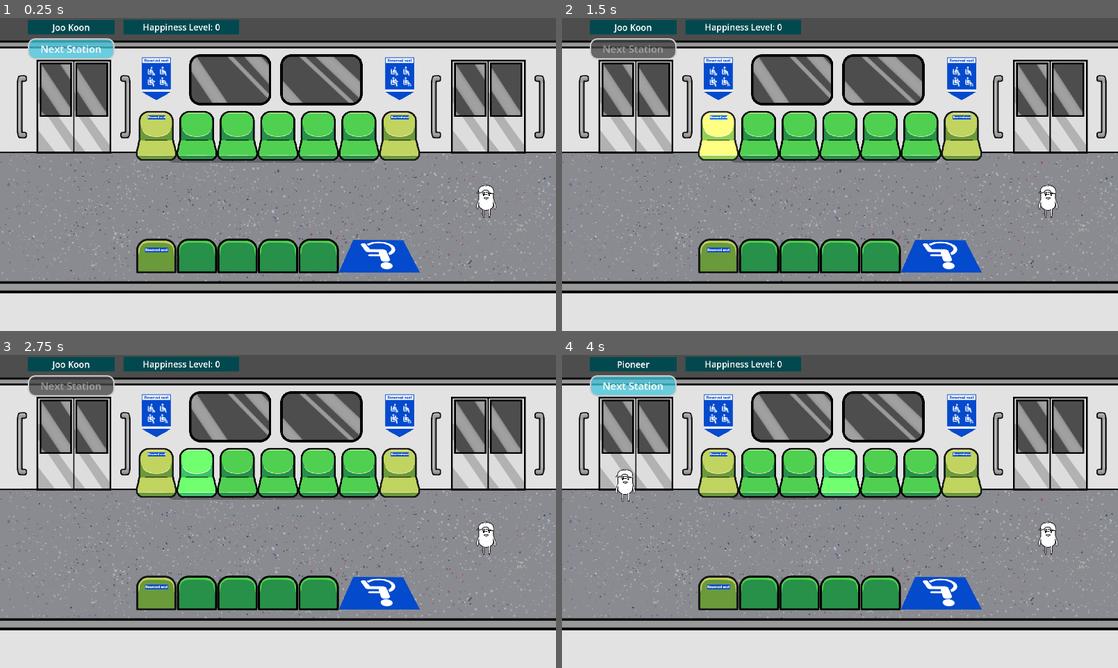
Above: before the commit, frames 1-4 (two rows, left to right).
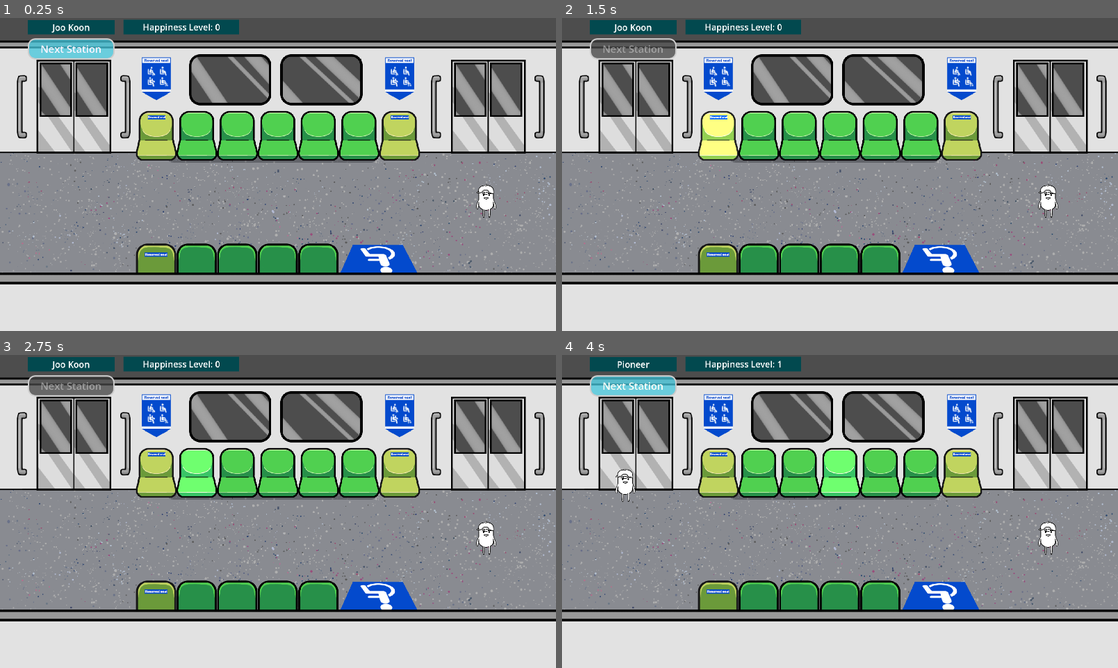
Above: after the commit, the same moments.

Repository: Jagureo/HeritageJam2025
Game: Godot game, scene res://Scenes/game.tscn
Two runs of this game, one before a commit and one after it. Both use one fixed random seed, a clock stepped at 60 frames per second and the inputs below.
Inputs (mouse positions are in pixels of both pictures, inside the frame that each line leads up to):
- Up to frame 1 (0.25 s): no input
- Up to frame 2 (1.5 s): click "Next Station" at 0.5 s; tap Enter at 1.25 s; move the mouse to (717, 136) at 1.27 s; click (717, 136) at 1.35 s
- Up to frame 3 (2.75 s): tap Space at 2 s; move the mouse to (194, 473) at 2.02 s; tap 0 at 2.1 s
- Up to frame 4 (4 s): tap Enter at 2.75 s; move the mouse to (801, 473) at 2.77 s; click (801, 473) at 2.85 s; tap Space at 3.5 s; move the mouse to (840, 473) at 3.52 s; tap 0 at 3.6 s

The runs differ from the first frame. In frame 1, 6.3% of the frame differs, in the area x 0-100%, y 70-88%; in frame 2, 6.3%; in frame 3, 6.3%; in frame 4, 6.3%, in the area x 0-100%, y 1-88%.

Commit message:
Wheelchair slot now considered as standing for non-wheelchair people

Diff:
--- a/HGJ/Scenes/Prefabs/Background.tscn
+++ b/HGJ/Scenes/Prefabs/Background.tscn
@@ -1,9 +1,62 @@
-[gd_scene load_steps=9 format=3 uid="uid://gntibs0quypb"]
+[gd_scene load_steps=10 format=3 uid="uid://gntibs0quypb"]
 
 [ext_resource type="Texture2D" uid="uid://bdt66l6mpwk0c" path="res://Sprites/TrainProps/MRTBackground.png" id="1_l38g2"]
 [ext_resource type="Texture2D" uid="uid://ds3nrfbm6f7wk" path="res://Sprites/TrainProps/DoorLeft.png" id="2_5gtxu"]
 [ext_resource type="Texture2D" uid="uid://rpjro81o0qj7" path="res://Sprites/TrainProps/DoorRight.png" id="3_wdlxf"]
 [ext_resource type="Texture2D" uid="uid://dr0erc717csma" path="res://Sprites/TrainProps/ReservedSeatSticker.png" id="4_atd0o"]
+[ext_resource type="Texture2D" uid="uid://cpcqjc1u3ruh4" path="res://Sprites/TrainProps/wall.png" id="5_5gtxu"]
+
+[sub_resource type="Animation" id="Animation_wdlxf"]
+resource_name = "DoorClose"
+length = 0.5
+tracks/0/type = "value"
+tracks/0/imported = false
+tracks/0/enabled = true
+tracks/0/path = NodePath("LeftDoor1:position")
+tracks/0/interp = 1
+tracks/0/loop_wrap = true
+tracks/0/keys = {
+"times": PackedFloat32Array(0, 0.5),
+"transitions": PackedFloat32Array(0.5, 1),
+"update": 0,
+"values": [Vector2(-894, -234), Vector2(-768, -234)]
+}
+tracks/1/type = "value"
+tracks/1/imported = false
+tracks/1/enabled = true
+tracks/1/path = NodePath("RightDoor1:position")
+tracks/1/interp = 1
+tracks/1/loop_wrap = true
+tracks/1/keys = {
+"times": PackedFloat32Array(0, 0.5),
+"transitions": PackedFloat32Array(0.5, 1),
+"update": 0,
+"values": [Vector2(-516, -234), Vector2(-642, -234)]
+}
+tracks/2/type = "value"
+tracks/2/imported = false
+tracks/2/enabled = true
+tracks/2/path = NodePath("LeftDoor2:position")
+tracks/2/interp = 1
+tracks/2/loop_wrap = true
+tracks/2/keys = {
+"times": PackedFloat32Array(0, 0.5),
+"transitions": PackedFloat32Array(0.5, 1),
+"update": 0,
+"values": [Vector2(537, -234), Vector2(663, -234)]
+}
+tracks/3/type = "value"
+tracks/3/imported = false
+tracks/3/enabled = true
+tracks/3/path = NodePath("RightDoor2:position")
+tracks/3/interp = 1
+tracks/3/loop_wrap = true
+tracks/3/keys = {
+"times": PackedFloat32Array(0, 0.5),
+"transitions": PackedFloat32Array(0.5, 1),
+"update": 0,
+"values": [Vector2(915, -234), Vector2(789, -234)]
+}
 
 [sub_resource type="Animation" id="Animation_l38g2"]
 resource_name = "DoorOpen"
@@ -108,58 +161,6 @@
 "values": [Vector2(789, -234)]
 }
 
-[sub_resource type="Animation" id="Animation_wdlxf"]
-resource_name = "DoorClose"
-length = 0.5
-tracks/0/type = "value"
-tracks/0/imported = false
-tracks/0/enabled = true
-tracks/0/path = NodePath("LeftDoor1:position")
-tracks/0/interp = 1
-tracks/0/loop_wrap = true
-tracks/0/keys = {
-"times": PackedFloat32Array(0, 0.5),
-"transitions": PackedFloat32Array(0.5, 1),
-"update": 0,
-"values": [Vector2(-894, -234), Vector2(-768, -234)]
-}
-tracks/1/type = "value"
-tracks/1/imported = false
-tracks/1/enabled = true
-tracks/1/path = NodePath("RightDoor1:position")
-tracks/1/interp = 1
-tracks/1/loop_wrap = true
-tracks/1/keys = {
-"times": PackedFloat32Array(0, 0.5),
-"transitions": PackedFloat32Array(0.5, 1),
-"update": 0,
-"values": [Vector2(-516, -234), Vector2(-642, -234)]
-}
-tracks/2/type = "value"
-tracks/2/imported = false
-tracks/2/enabled = true
-tracks/2/path = NodePath("LeftDoor2:position")
-tracks/2/interp = 1
-tracks/2/loop_wrap = true
-tracks/2/keys = {
-"times": PackedFloat32Array(0, 0.5),
-"transitions": PackedFloat32Array(0.5, 1),
-"update": 0,
-"values": [Vector2(537, -234), Vector2(663, -234)]
-}
-tracks/3/type = "value"
-tracks/3/imported = false
-tracks/3/enabled = true
-tracks/3/path = NodePath("RightDoor2:position")
-tracks/3/interp = 1
-tracks/3/loop_wrap = true
-tracks/3/keys = {
-"times": PackedFloat32Array(0, 0.5),
-"transitions": PackedFloat32Array(0.5, 1),
-"update": 0,
-"values": [Vector2(915, -234), Vector2(789, -234)]
-}
-
 [sub_resource type="AnimationLibrary" id="AnimationLibrary_wdlxf"]
 _data = {
 &"DoorClose": SubResource("Animation_wdlxf"),
@@ -205,3 +206,8 @@
 libraries = {
 &"": SubResource("AnimationLibrary_wdlxf")
 }
+
+[node name="Wall" type="Sprite2D" parent="."]
+z_index = 2
+position = Vector2(0, 424)
+texture = ExtResource("5_5gtxu")
--- a/HGJ/Scenes/Prefabs/SeatRow_Wheelchair.tscn
+++ b/HGJ/Scenes/Prefabs/SeatRow_Wheelchair.tscn
@@ -6,8 +6,11 @@
 [ext_resource type="Texture2D" uid="uid://bmrgo1unga7b1" path="res://Sprites/TrainProps/SeatPriorityBack.png" id="3_qoro8"]
 [ext_resource type="Texture2D" uid="uid://cfbxrqpcvrodg" path="res://Sprites/TrainProps/SeatNormalBack.png" id="4_yv3xb"]
 
+[sub_resource type="RectangleShape2D" id="RectangleShape2D_qoro8"]
+size = Vector2(130, 120)
+
 [sub_resource type="RectangleShape2D" id="RectangleShape2D_t7fmw"]
-size = Vector2(275, 108)
+size = Vector2(275, 120)
 
 [node name="SeatRow_Wheelchair" type="Node2D"]
 script = ExtResource("1_t7fmw")
@@ -20,12 +23,18 @@
 scale = Vector2(1.15, 1.15)
 texture = ExtResource("3_qoro8")
 
+[node name="SeatCollisionShape" parent="Seat1" index="1"]
+shape = SubResource("RectangleShape2D_qoro8")
+
 [node name="Seat2" parent="." instance=ExtResource("2_7bxc3")]
 position = Vector2(-280, 0)
 
 [node name="SeatSprite" parent="Seat2" index="0"]
 scale = Vector2(1.15, 1.15)
 texture = ExtResource("4_yv3xb")
+
+[node name="SeatCollisionShape" parent="Seat2" index="1"]
+shape = SubResource("RectangleShape2D_qoro8")
 
 [node name="Seat3" parent="." instance=ExtResource("2_7bxc3")]
 position = Vector2(-140, 0)
@@ -34,11 +43,17 @@
 scale = Vector2(1.15, 1.15)
 texture = ExtResource("4_yv3xb")
 
+[node name="SeatCollisionShape" parent="Seat3" index="1"]
+shape = SubResource("RectangleShape2D_qoro8")
+
 [node name="Seat4" parent="." instance=ExtResource("2_7bxc3")]
 
 [node name="SeatSprite" parent="Seat4" index="0"]
 scale = Vector2(1.15, 1.15)
 texture = ExtResource("4_yv3xb")
+
+[node name="SeatCollisionShape" parent="Seat4" index="1"]
+shape = SubResource("RectangleShape2D_qoro8")
 
 [node name="Seat5" parent="." instance=ExtResource("2_7bxc3")]
 position = Vector2(140, 0)
@@ -46,6 +61,9 @@
 [node name="SeatSprite" parent="Seat5" index="0"]
 scale = Vector2(1.15, 1.15)
 texture = ExtResource("4_yv3xb")
+
+[node name="SeatCollisionShape" parent="Seat5" index="1"]
+shape = SubResource("RectangleShape2D_qoro8")
 
 [node name="Seat6" parent="." instance=ExtResource("2_7bxc3")]
 position = Vector2(350, 0)
@@ -56,6 +74,7 @@
 texture = ExtResource("3_7bxc3")
 
 [node name="SeatCollisionShape" parent="Seat6" index="1"]
+rotation = 0.00239844
 shape = SubResource("RectangleShape2D_t7fmw")
 
 [editable path="Seat1"]
--- a/HGJ/Scenes/game.tscn
+++ b/HGJ/Scenes/game.tscn
@@ -18,16 +18,10 @@
 position = Vector2(960, 407)
 
 [node name="SeatRow_Wheelchair" parent="." instance=ExtResource("4_i6g32")]
-position = Vector2(960, 822)
+position = Vector2(959, 838)
 
 [node name="StandingArea" parent="." instance=ExtResource("5_1l0tm")]
 position = Vector2(962, 607)
-
-[node name="PassengerInformation" parent="." instance=ExtResource("7_1l0tm")]
-offset_left = 24.0
-offset_top = 167.0
-offset_right = 24.0
-offset_bottom = 167.0
 
 [node name="AllPassengers" type="Node2D" parent="."]
 unique_name_in_owner = true
@@ -37,6 +31,12 @@
 offset_right = 1920.0
 offset_bottom = 1080.0
 
+[node name="PassengerInformation" parent="." instance=ExtResource("7_1l0tm")]
+offset_left = 24.0
+offset_top = 167.0
+offset_right = 24.0
+offset_bottom = 167.0
+
 [node name="StationTransitionTimer" type="Timer" parent="."]
 one_shot = true
 
--- a/HGJ/Scripts/Gameplay/SeatRow.gd
+++ b/HGJ/Scripts/Gameplay/SeatRow.gd
@@ -39,48 +39,78 @@
 		match passenger.mPassengerType:
 			Passenger.PassengerType.CHILDREN:
 				# if seated down, +2 happiness
-				sectionScore += 2
+				if mSeats[i].mSeatType != Seat.SeatType.WHEELCHAIR:
+					sectionScore += 2
+
 			Passenger.PassengerType.TEENAGER:
 				# If seated down, +1 happiness
-				sectionScore += 1
+				if mSeats[i].mSeatType != Seat.SeatType.WHEELCHAIR:
+					sectionScore += 1
 				# If seated with opp gender, -1
 				if leftPassenger != null && leftPassenger.mGenderType != passenger.mGenderType:
 					sectionScore -= 1
 				if rightPassenger != null && rightPassenger.mGenderType != passenger.mGenderType:
 					sectionScore -= 1
+
 			Passenger.PassengerType.ADULT:
 				# if seated down, +1 happiness
-				sectionScore += 1
+				if mSeats[i].mSeatType != Seat.SeatType.WHEELCHAIR:
+					sectionScore += 1
+
 			Passenger.PassengerType.ADULT_WITH_BAGS:
 				# If seated down, +1 happiness
-				sectionScore += 1
+				if mSeats[i].mSeatType != Seat.SeatType.WHEELCHAIR:
+					sectionScore += 1
+
 			Passenger.PassengerType.ADULT_WITH_BABY:
 				# If seated down, +1 happiness, bonus if sitting on priority seat
-				sectionScore += 1
-				if mSeats[i].mSeatType == Seat.SeatType.PRIORITY:
+				if mSeats[i].mSeatType != Seat.SeatType.WHEELCHAIR:
 					sectionScore += 1
+					if mSeats[i].mSeatType == Seat.SeatType.PRIORITY:
+						sectionScore += 1
+				# If occupying wheelchair slot, it's as if standing up
+				else:
+					sectionScore -= 1
+
 			Passenger.PassengerType.PREGNANT:
 				# If seated down, +1 happiness, bonus if sitting on priority seat
-				sectionScore += 1
-				if mSeats[i].mSeatType == Seat.SeatType.PRIORITY:
+				if mSeats[i].mSeatType != Seat.SeatType.WHEELCHAIR:
 					sectionScore += 1
+					if mSeats[i].mSeatType == Seat.SeatType.PRIORITY:
+						sectionScore += 1
+				# If occupying wheelchair slot, it's as if standing up
+				else:
+					sectionScore -= 1
+
 			Passenger.PassengerType.ELDERLY:
 				# If seated down, +2 happiness, bonus if sitting on priority seat
-				sectionScore += 2
-				if mSeats[i].mSeatType == Seat.SeatType.PRIORITY:
-					sectionScore += 1
+				if mSeats[i].mSeatType != Seat.SeatType.WHEELCHAIR:
+					sectionScore += 2
+					if mSeats[i].mSeatType == Seat.SeatType.PRIORITY:
+						sectionScore += 1
+				# If occupying wheelchair slot, it's as if standing up
+				else:
+					sectionScore -= 2
+
 			Passenger.PassengerType.INJURED:
 				# If seated down, +2 happiness, bonus if sitting on priority seat
-				sectionScore += 2
-				if mSeats[i].mSeatType == Seat.SeatType.PRIORITY:
-					sectionScore += 1
+				if mSeats[i].mSeatType != Seat.SeatType.WHEELCHAIR:
+					sectionScore += 2
+					if mSeats[i].mSeatType == Seat.SeatType.PRIORITY:
+						sectionScore += 1
+				# If occupying wheelchair slot, it's as if standing up
+				else:
+					sectionScore -= 2
+
 			Passenger.PassengerType.HEMORRHOID:
 				# If seated down, -2 happiness
-				sectionScore -= 2
+				if mSeats[i].mSeatType != Seat.SeatType.WHEELCHAIR:
+					sectionScore -= 2
+
 			Passenger.PassengerType.WHEELCHAIR_BOUND:
 				# If seated down at wheelchair slot, +1 happiness
 				if mSeats[i].mSeatType == Seat.SeatType.WHEELCHAIR:
-					sectionScore += 1
+					sectionScore += 2
 
 	GameManager.sInstance.mOverallHappiness += sectionScore
 
--- a/HGJ/Scripts/Gameplay/StandingArea.gd
+++ b/HGJ/Scripts/Gameplay/StandingArea.gd
@@ -43,33 +43,42 @@
 			Passenger.PassengerType.CHILDREN:
 				# no change in score
 				pass
+
 			Passenger.PassengerType.TEENAGER:
 				# no change in score
 				pass
+
 			Passenger.PassengerType.ADULT:
 				# no change in score
 				pass
+
 			Passenger.PassengerType.ADULT_WITH_BAGS:
-				# If standing, causes others to be unhappy, -1 per standing passenger
-				sectionScore -= (len(mCurrentlyStanding) - 1)
+				# If standing, causes others to be unhappy, -2 happiness
+				sectionScore -= 2
+
 			Passenger.PassengerType.ADULT_WITH_BABY:
 				# If standing, -1 happiness
 				sectionScore -= 1
+
 			Passenger.PassengerType.PREGNANT:
 				# If standing, -1 happiness
 				sectionScore -= 1
+
 			Passenger.PassengerType.ELDERLY:
 				# If standing, -2 happiness
 				sectionScore -= 2
+
 			Passenger.PassengerType.INJURED:
 				# If standing, -2 happiness
 				sectionScore -= 2
+
 			Passenger.PassengerType.HEMORRHOID:
-				# no change in score
-				pass
+				# If standing, +1 happiness
+				sectionScore += 1
+
 			Passenger.PassengerType.WHEELCHAIR_BOUND:
-				# If standing, causes others to be unhappy, -1 per standing passenger
-				sectionScore -= (len(mCurrentlyStanding) - 1)
+				# If standing, causes others to be unhappy, -3 happiness
+				sectionScore -= 3
 
 	GameManager.sInstance.mOverallHappiness += sectionScore
 
Not shown: 1 places in HGJ/Scenes/Prefabs/SeatRow_Wheelchair.tscn that only renumber resources
